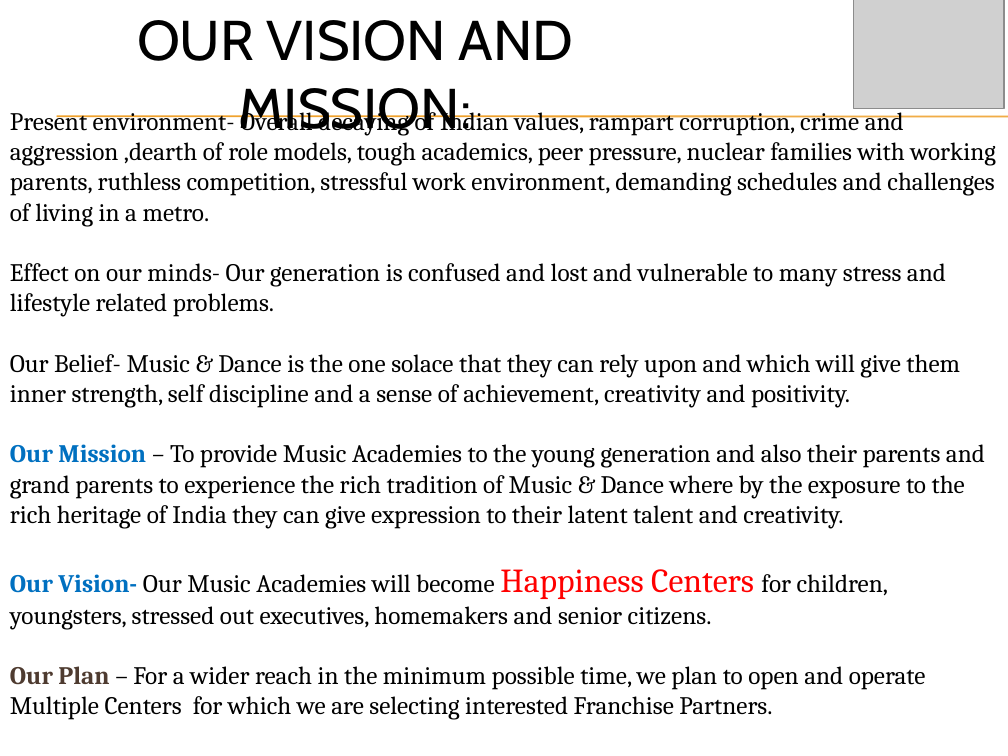
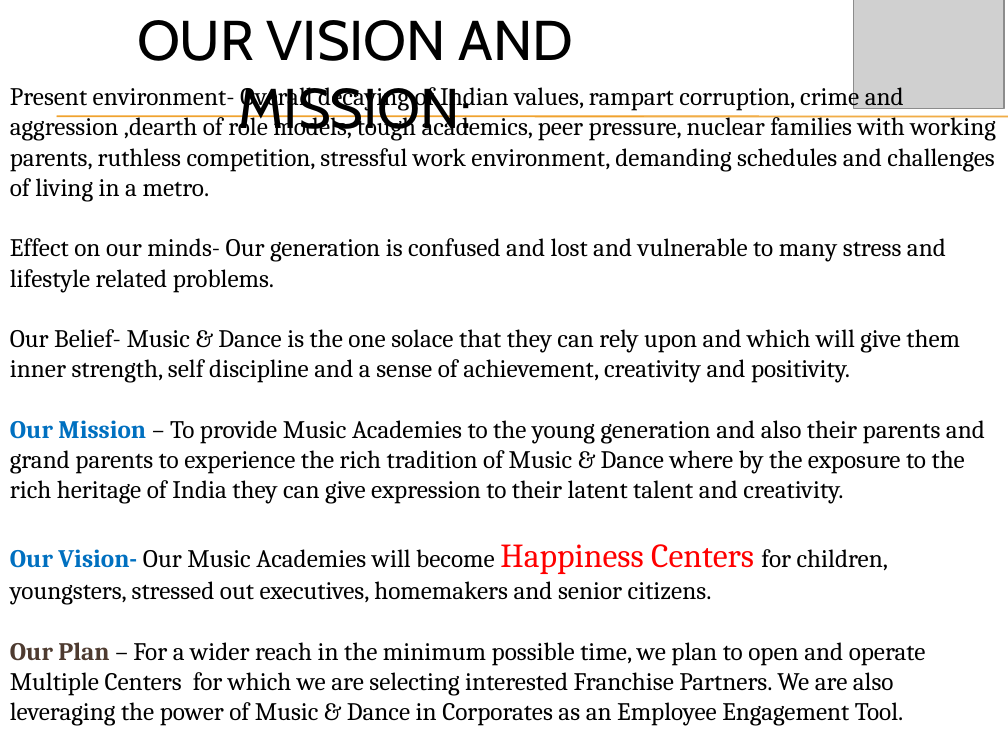
Before and after one commit to mdagar/DBMSwarVandana, a slide deck: slide 4 of DBM_SwarVandana/Content/Downloads/Welcome Presentation.pptx. Drawn at 1008x756 pixels with LibreOffice and Linux fonts; fonts in the diff are those of the drawing; grey boxes stand for pictures; background and template pictures are left out. Boxes give left, top, right and bottom in pixels: in the first picture for what was removed or moved away, otherwise in the second. Text is boxed around its words. In the diff, an @@ line names an element or a change of style, - is before the commit and + after.

```diff
--- a/DBM_SwarVandana/Content/Downloads/Welcome Presentation.pptx
+++ b/DBM_SwarVandana/Content/Downloads/Welcome Presentation.pptx
@@ text "Present environment- Overall decaying of ...": place and size @@
-text "Present environment- Overall decaying of ..." at (10,107,996,720)
+text "Present environment- Overall decaying of ..." at (10,82,996,726)
@@ text at (10,642,926,726): text changed @@
-Our Plan – For a wider reach in the minimum possible time, we plan to open and operate Multiple Centers for which we are selecting interested Franchise Partners.
+Our Plan – For a wider reach in the minimum possible time, we plan to open and operate Multiple Centers for which we are selecting interested Franchise Partners. We are also leveraging the power of Music & Dance in Corporates as an Employee Engagement Tool.
```
Also in this commit, not shown: 4 other slides changed, 1 other file.
